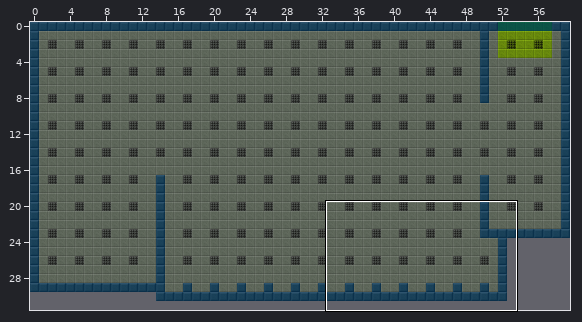
Tiled map (JSON) -- docs/maps/campaign_01_room_001.json. The picture above shows the old version from afar; the outline marks the close-up.
Close-up. Before:
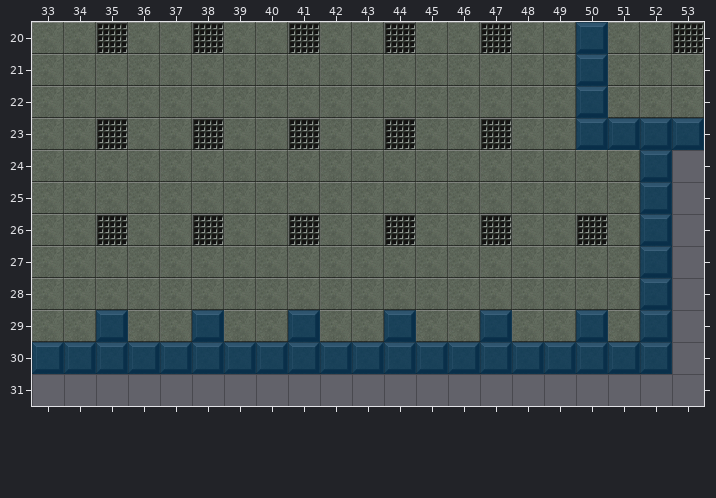
Cells are 32x32 px. Shown: x 33..53, y 20..31. The commit also changed other parts of the map, which this record leaves out.
After:
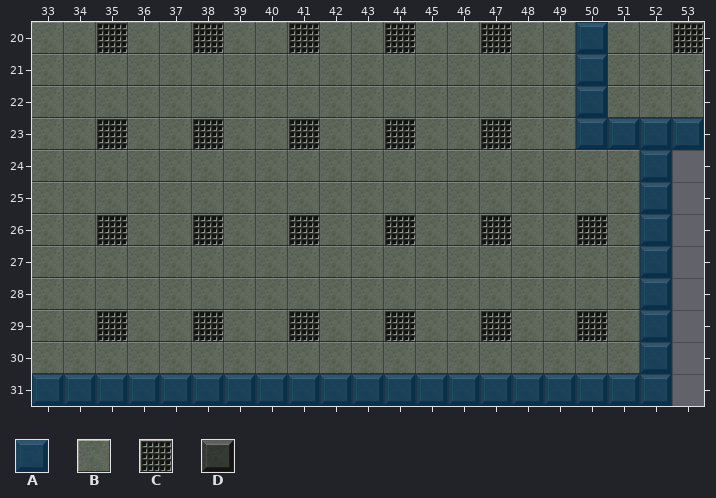
Key: from "collision_tiles": A 0; from "floor": B 0, C 6, D 19.
_ is an empty cell, . an unchanged one.
See-through tiles are keyed as they look on the map.
Changes in this commit:
--- layer "terrain"
@@ x 33..52 @@
-29 ..D..D..D..D..D..D..
-30 DDDDDDDDDDDDDDDDDDD.
-31 ____________________
+29 ..C..C..C..C..C..C..
+30 BBBBBBBBBBBBBBBBBBB.
+31 DDDDDDDDDDDDDDDDDDDD
--- layer "collision"
@@ x 33..52 @@
-29 ..A..A..A..A..A..A..
-30 AAAAAAAAAAAAAAAAAAA.
-31 ____________________
+29 .._.._.._.._.._.._..
+30 ___________________.
+31 AAAAAAAAAAAAAAAAAAAA
Pixel boxes of the changes (left, top, right, bottom) in both close-ups:
changed: (32, 310, 672, 406)
